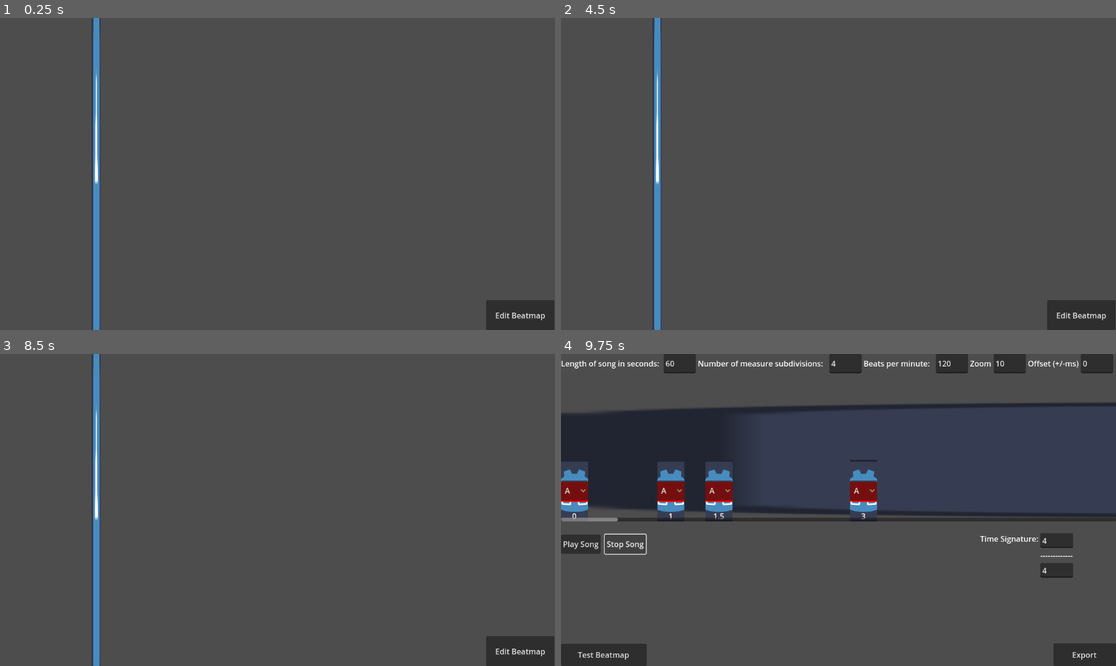
Above: before the commit, frames 1-4 (two rows, left to right).
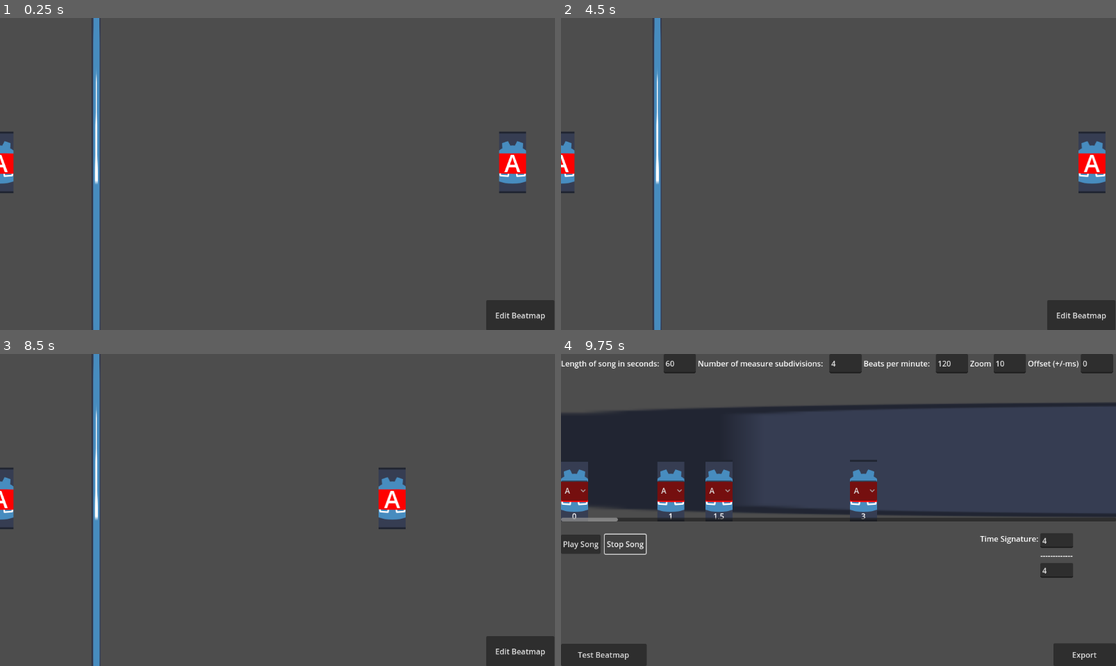
Above: after the commit, the same moments.

Repository: ValorZard/BandGame
Game: Godot game, scene res://src/game_engine/beatmap.tscn
Same seed, same stepped clock (60 frames per second), same inputs: the game is played once before the commit and once after it. The engine's default icon, where the game draws it, is replaced by a stand-in: a white triangle on a blue panel in a dark square.
Inputs:
- Up to frame 1 (0.25 s): no input
- Up to frame 2 (4.5 s): click "Edit Beatmap" at 0.5 s; click "Play Song" at 1.25 s; click "Play Song" at 2 s; click "A" at 2.75 s; click "Export" at 3.5 s; click "Test Beatmap" at 4.25 s
- Up to frame 3 (8.5 s): click "Edit Beatmap" at 5 s; click "Stop Song" at 5.75 s; click "A" at 6.5 s; click "Export" at 7.25 s; click "Test Beatmap" at 8 s
- Up to frame 4 (9.75 s): click "Edit Beatmap" at 8.75 s; click "Stop Song" at 9.5 s

The runs differ from the first frame. In frame 1, 1.0% of the frame differs, in the area x 0-95%, y 36-57%; in frame 2, 1.0%; in frame 3, 1.0%; in frame 4, nothing differs.
Error before the commit: Invalid access to property or key 'offset' on a base object of type 'Dictionary'. (res://src/game_engine/rhythm_game_utils.gd:70)

Commit message:
fixed small bug

Diff:
--- a/src/game_engine/rhythm_game_utils.gd
+++ b/src/game_engine/rhythm_game_utils.gd
@@ -67,7 +67,7 @@
 				var note_start_time : float = note_data["start_time"]
 
 				# Offset is baked at runtime for the player.
-				note_array.append(RhythmGameUtils.Note.new(note_name, note_start_time + data_received["offset"]))
+				note_array.append(RhythmGameUtils.Note.new(note_name, note_start_time + data_received["time-offset-ms"]))
 
 			# each member in the note array is a 2-tuple of [NoteObject, NoteSprite]
 			note_array = note_array.map(note_spawner)
